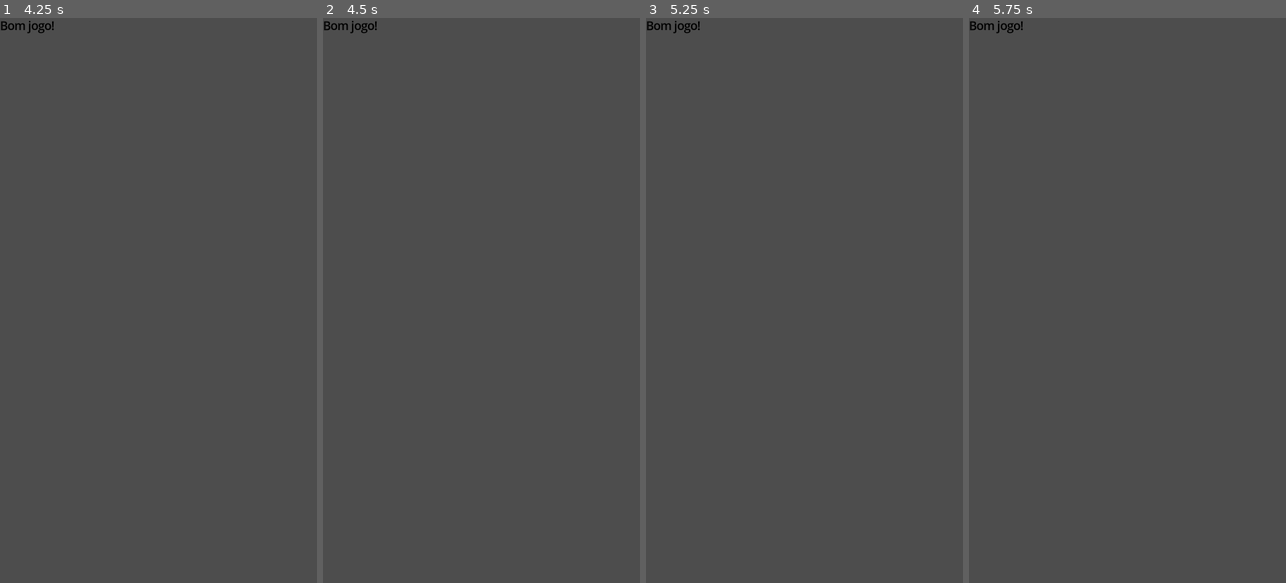
Above: before the commit, frames 1-4 (left to right).
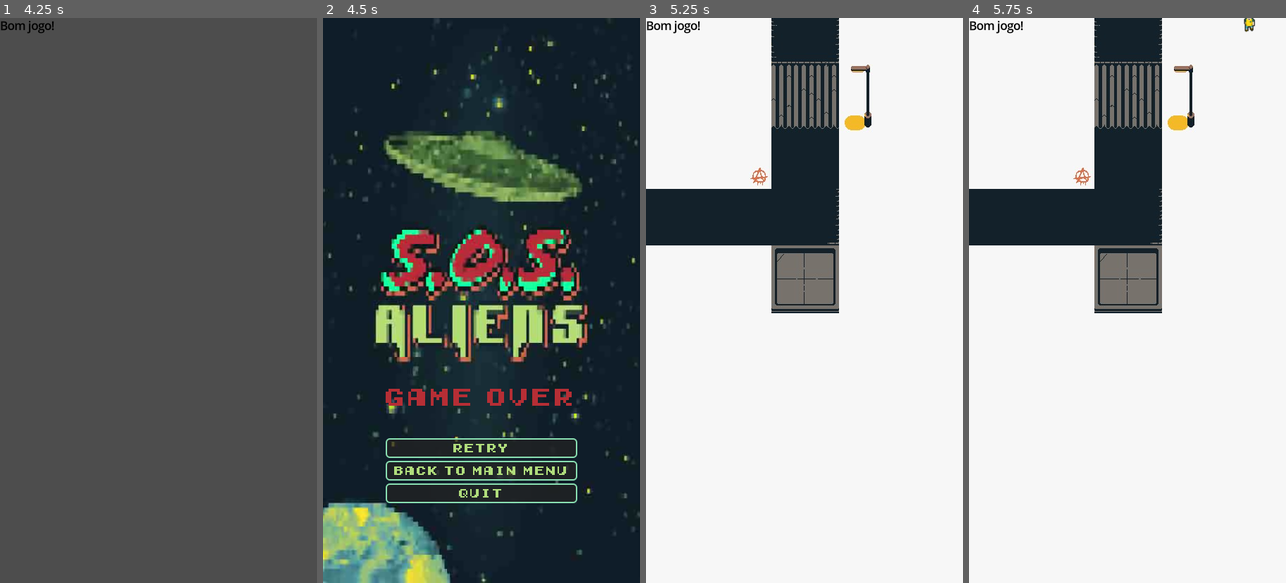
Above: after the commit, the same moments.

Repository: iparosds/SOS-Aliens
Game: Godot game, scene res://scenes/scene_manager.tscn
The game is run twice, just before and just after one commit, with the same random seed, the same clock (stepped at 60 frames per second) and the same inputs. Video files are missing from this copy of the repository; at most half a second of black plays in their place.
Inputs (mouse positions are in pixels of both pictures, inside the frame that each line leads up to):
- Up to frame 1 (4.25 s): click "choose a city" at 0.5 s; click "Level 2" at 1.25 s; move the mouse to (278, 23) at 2.02 s; hold Right (right) 2.03-2.78 s; tap Mouse wheel up (zoom_in) at 2.1, 3.6 s; click (278, 23) at 2.17 s; move the mouse to (95, 328) at 2.77 s; hold Down (down) 2.78-3.53 s; tap Mouse wheel down (zoom_out) at 2.85 s; move the mouse to (190, 176) at 3.52 s; hold Right (right) from 3.53 s (still down)
- Up to frame 2 (4.5 s): tap Enter at 4.25 s; move the mouse to (465, 413) at 4.27 s; release Right (right) at 4.28 s; hold W (up) from 4.28 s (still down); tap Mouse wheel down (zoom_out) at 4.35 s; click (465, 413) at 4.42 s
- Up to frame 3 (5.25 s): release W (up) at 5 s; click (804, 447) at 5 s, where only the run after the commit has a clickable "Retry"
- Up to frame 4 (5.75 s): no input

Frame 1 is identical in both runs. In frame 2, 99% of the frame differs, in the area x 0-100%, y 0-100%; in frame 3, 100%; in frame 4, 100%.

Commit message:
Implementando tela de game over.

Diff:
--- a/levels/level_01.tscn
+++ b/levels/level_01.tscn
@@ -880,7 +880,7 @@
 tile_set = SubResource("TileSet_81a5f")
 
 [node name="Timer" type="Timer" parent="."]
-wait_time = 180.0
+wait_time = 3.0
 
 [node name="EntradasLabirinto" type="Node" parent="."]
 
--- a/levels/level_02.tscn
+++ b/levels/level_02.tscn
@@ -506,7 +506,7 @@
 tile_set = SubResource("TileSet_81a5f")
 
 [node name="Timer" type="Timer" parent="."]
-wait_time = 180.0
+wait_time = 3.0
 
 [node name="Spawn" type="Timer" parent="."]
 wait_time = 0.5
--- a/scenes/ui.tscn
+++ b/scenes/ui.tscn
@@ -177,6 +177,52 @@
 layout_mode = 2
 text = "Quit"
 
+[node name="game_over_menu" type="CanvasLayer" parent="."]
+
+[node name="TextureRect" type="TextureRect" parent="game_over_menu"]
+anchors_preset = 15
+anchor_right = 1.0
+anchor_bottom = 1.0
+grow_horizontal = 2
+grow_vertical = 2
+texture = ExtResource("4_wm3ai")
+
+[node name="VBoxContainer" type="VBoxContainer" parent="game_over_menu"]
+anchors_preset = -1
+anchor_left = 0.5
+anchor_top = 0.606
+anchor_right = 0.5
+anchor_bottom = 0.95
+grow_horizontal = 2
+grow_vertical = 2
+theme = ExtResource("3_yev5y")
+
+[node name="LabelMarginContainer" type="MarginContainer" parent="game_over_menu/VBoxContainer"]
+layout_mode = 2
+theme_override_constants/margin_top = 32
+theme_override_constants/margin_bottom = 32
+
+[node name="Label" type="Label" parent="game_over_menu/VBoxContainer/LabelMarginContainer"]
+layout_mode = 2
+theme_override_colors/font_color = Color(0.713726, 0.180392, 0.207843, 1)
+theme_override_font_sizes/font_size = 32
+text = "game over"
+horizontal_alignment = 1
+vertical_alignment = 1
+
+[node name="Button_Retry" type="Button" parent="game_over_menu/VBoxContainer"]
+layout_mode = 2
+text = "Retry
+"
+
+[node name="Button_Back_To_Main_menu" type="Button" parent="game_over_menu/VBoxContainer"]
+layout_mode = 2
+text = "Back to main menu"
+
+[node name="Button_Quit_From_Game_Over" type="Button" parent="game_over_menu/VBoxContainer"]
+layout_mode = 2
+text = "Quit"
+
 [connection signal="pressed" from="main_menu/VBoxContainer/level_1" to="." method="_on_level_1_pressed"]
 [connection signal="pressed" from="main_menu/VBoxContainer/level_2" to="." method="_on_level_2_pressed"]
 [connection signal="pressed" from="main_menu/VBoxContainer/SetupMarginContainer/VBoxContainer/Button_Quit_From_Main_Menu" to="." method="_on_button_quit_from_main_menu_pressed"]
@@ -184,3 +230,6 @@
 [connection signal="pressed" from="pause_menu/VBoxContainer/Button_Restart" to="." method="_on_button_restart_pressed"]
 [connection signal="pressed" from="pause_menu/VBoxContainer/Button_Back_To_Menu" to="." method="_on_button_back_to_menu_pressed"]
 [connection signal="pressed" from="pause_menu/VBoxContainer/Button_Quit" to="." method="_on_button_quit_pressed"]
+[connection signal="pressed" from="game_over_menu/VBoxContainer/Button_Retry" to="." method="_on_button_retry_pressed"]
+[connection signal="pressed" from="game_over_menu/VBoxContainer/Button_Back_To_Main_menu" to="." method="_on_button_back_to_main_menu_pressed"]
+[connection signal="pressed" from="game_over_menu/VBoxContainer/Button_Quit_From_Game_Over" to="." method="_on_button_quit_from_game_over_pressed"]
--- a/scripts/controller.gd
+++ b/scripts/controller.gd
@@ -59,16 +59,19 @@
 	print("game_over")
 	level.visible = false
 	level.timer.stop()
+
 	ui.label.text = "Game Over"
-	ui.main_menu.visible = true
-	ui.visible = true
+	ui.pause_menu.visible = false
+	ui.main_menu.visible = false
+	ui.game_over_menu.visible = true
+	get_tree().paused = false
 
 func _unhandled_input(event: InputEvent) -> void:
 	if event.is_action_pressed("pause"):
 		toggle_pause()
 
 func toggle_pause():
-	if ui.main_menu.visible:
+	if ui.main_menu.visible || ui.game_over_menu.visible:
 		return
 
 	if ui.is_paused:
--- a/scripts/ui.gd
+++ b/scripts/ui.gd
@@ -5,6 +5,7 @@
 @onready var label: Label = $header/Label
 @onready var level_menu: CanvasLayer = $level_menu
 @onready var pause_menu: CanvasLayer = $pause_menu
+@onready var game_over_menu: CanvasLayer = $game_over_menu
 
 var is_paused: bool = false
 
@@ -12,6 +13,8 @@
 	Controller.ui = self
 	pause_menu.process_mode = Node.PROCESS_MODE_ALWAYS
 	hide_pause_menu()
+	game_over_menu.visible = false
+
 
 ## Main menu
 func _on_level_1_pressed() -> void:
@@ -22,6 +25,7 @@
 
 func _on_button_quit_from_main_menu_pressed() -> void:
 	get_tree().quit()
+
 
 ## Pause menu
 func show_pause_menu() -> void:
@@ -58,3 +62,18 @@
 		return
 
 	Controller.back_to_main_menu()
+
+
+## Game over menu
+func _on_button_retry_pressed() -> void:
+	game_over_menu.visible = false
+	get_tree().paused = false
+	Controller.restart_level()
+
+func _on_button_back_to_main_menu_pressed() -> void:
+	game_over_menu.visible = false
+	get_tree().paused = false
+	Controller.back_to_main_menu()
+
+func _on_button_quit_from_game_over_pressed() -> void:
+	get_tree().quit()
